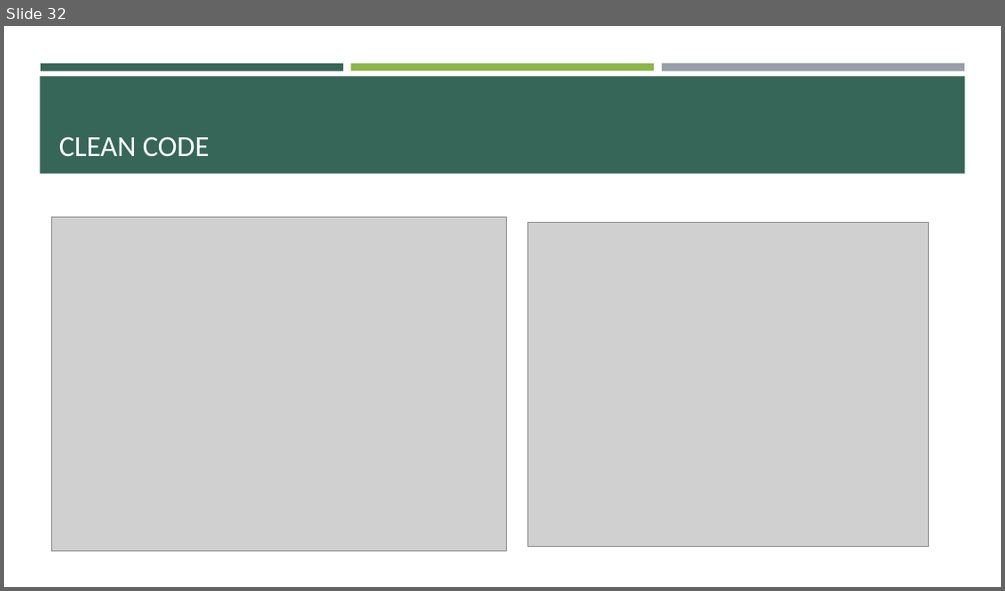
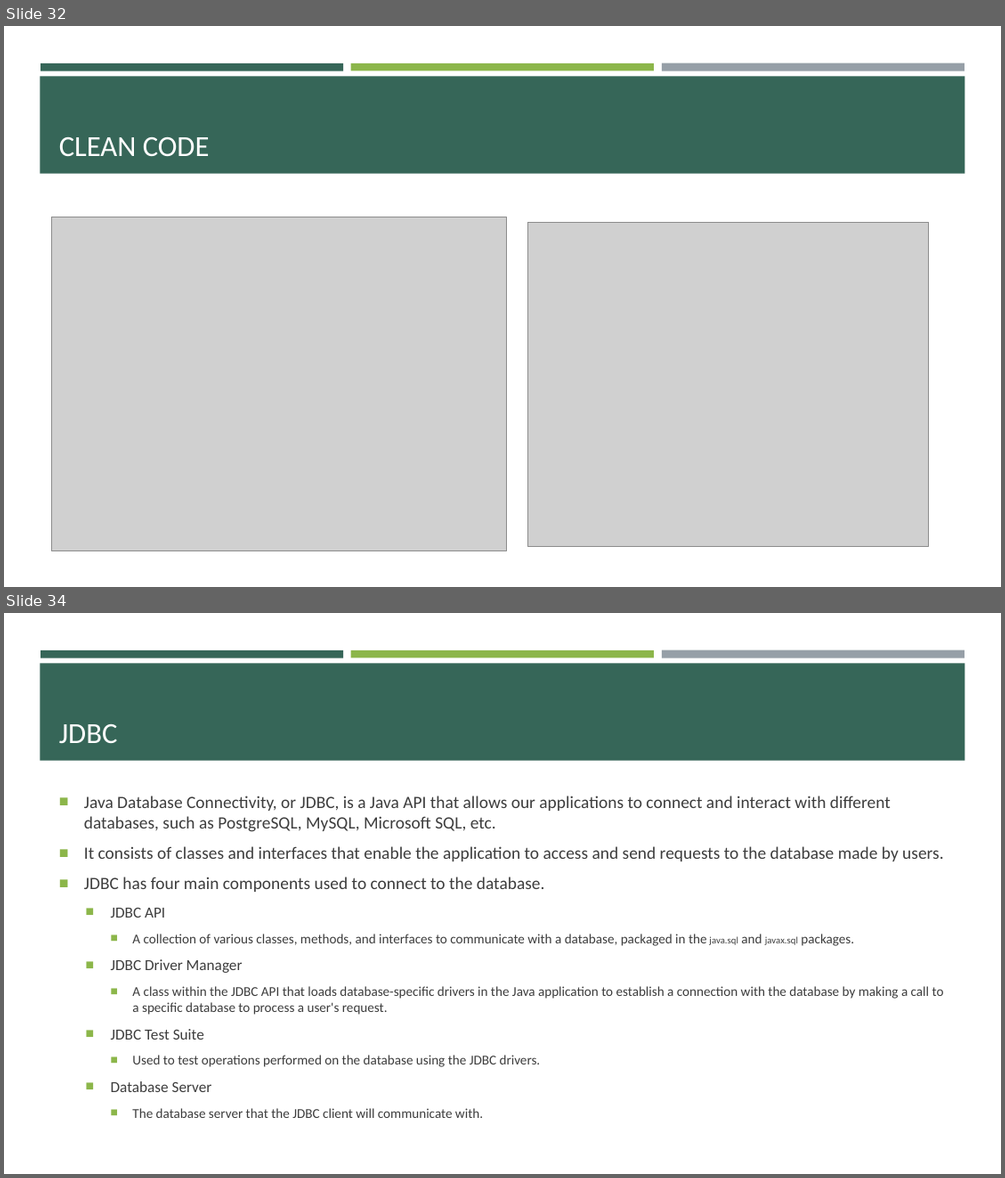
Before and after one commit to e-m-wilson/java-fs, a slide deck: Week_4/Advanced_Java_Design_Patterns_&_JDBC.pptx. Shown one above the other, each under a label of ours: slide 32 before the commit, slides 32 and 34 after it; the slides between them are not shown. The pictures are 1005x591 and 1005x1178 pixels, drawn with LibreOffice and Linux fonts; fonts in the diff are those of the drawing; grey boxes stand for pictures. Boxes give left, top, right and bottom in pixels: in the first picture for what was removed or moved away, otherwise in the second. Text is boxed around its words. In the diff, an @@ line names an element or a change of style, - is before the commit and + after.

```diff
--- a/Week_4/Advanced_Java_Design_Patterns_&_JDBC.pptx
+++ b/Week_4/Advanced_Java_Design_Patterns_&_JDBC.pptx
@@ slide 34 added at bbox=[4, 613, 1001, 1174], background #FFFFFF; not listed: 4 template elements that a slide beside it also shows @@
@@ title added at bbox=[59, 724, 118, 743], 28 pt, text #FFFFFF @@
+JDBC
@@ text added at bbox=[84, 795, 944, 1118], 12.9 pt, text #3D3D3D @@
+■ Java Database Connectivity, or JDBC, is a Java API that allows our applications to connect and interact with different databases, such as PostgreSQL, MySQL, Microsoft SQL, etc.
+■ It consists of classes and interfaces that enable the application to access and send requests to the database made by users.
+■ JDBC has four main components used to connect to the database.
+  ■ JDBC API
+    ■ A collection of various classes, methods, and interfaces to communicate with a database, packaged in the java.sql and javax.sql packages.
+  ■ JDBC Driver Manager
+    ■ A class within the JDBC API that loads database-specific drivers in the Java application to establish a connection with the database by making a call to a specific database to process a user's request.
+  ■ JDBC Test Suite
+    ■ Used to test operations performed on the database using the JDBC drivers.
+  ■ Database Server
+    ■ The database server that the JDBC client will communicate with.
```
Also in this commit, not shown: 9 other slides added, 1 slide removed, 25 other files.
